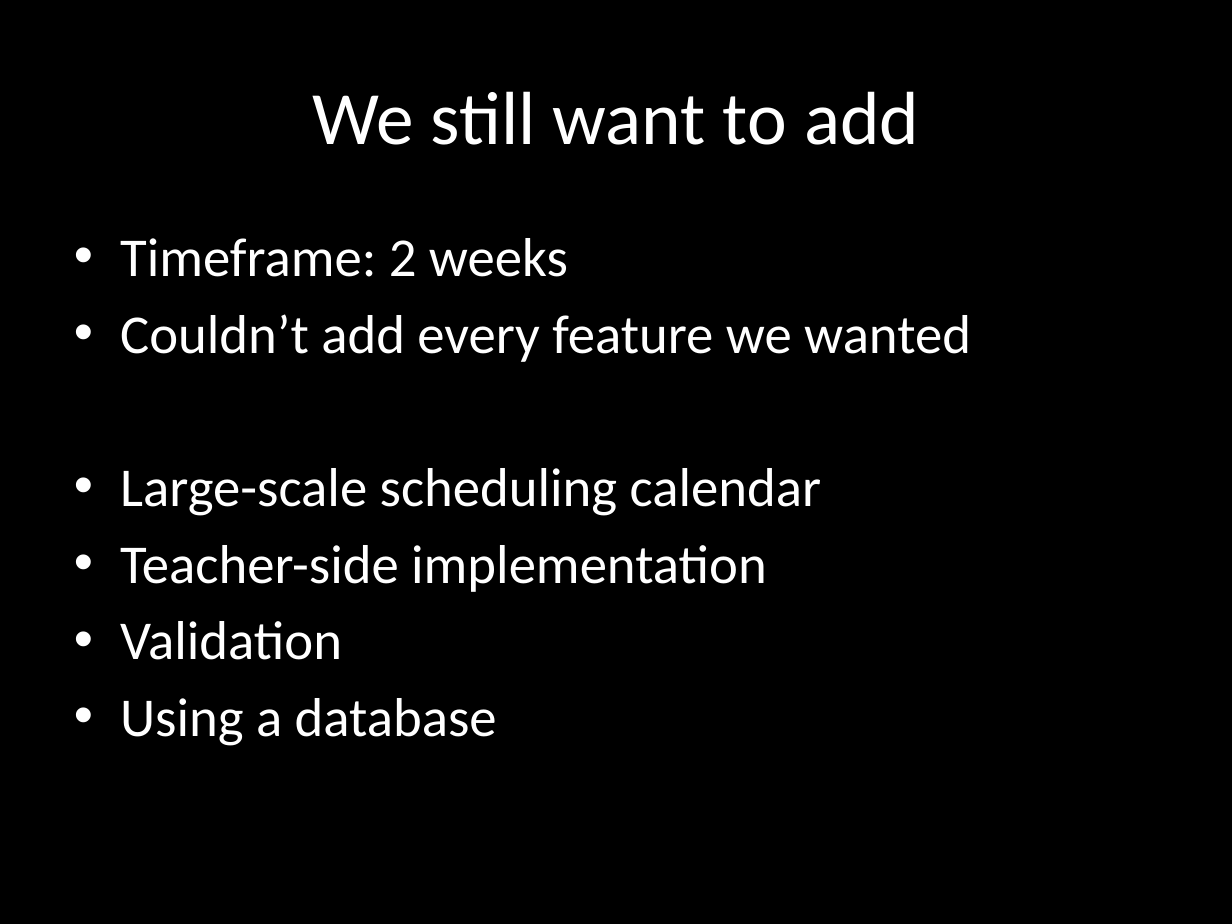
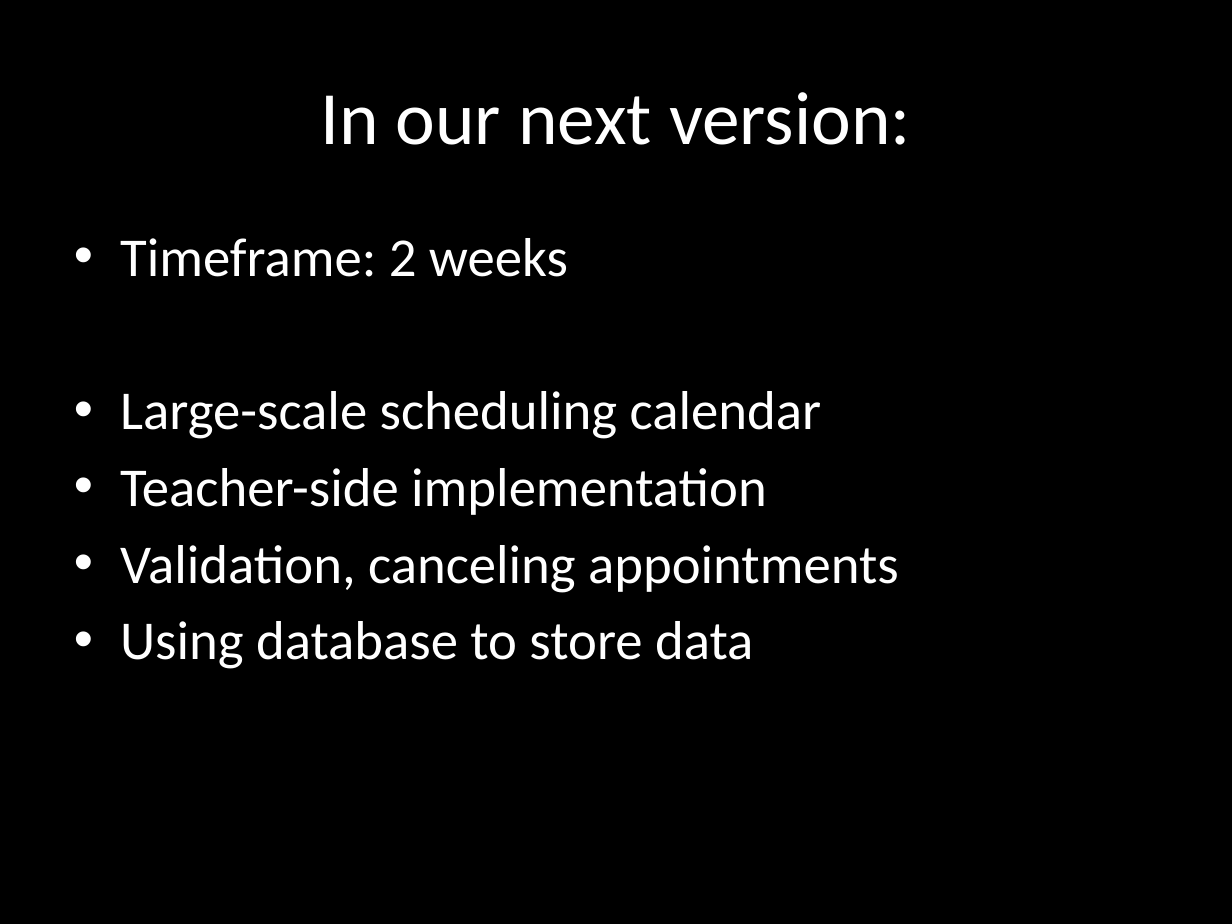
Before and after one commit to Deuro/Schedule-UMBC-DC-YW, a slide deck: slide 16 of Presentate.pptx (slide 15 before the commit). Drawn at 1232x924 pixels with LibreOffice and Linux fonts; fonts in the diff are those of the drawing. Boxes give left, top, right and bottom in pixels: in the first picture for what was removed or moved away, otherwise in the second. Text is boxed around its words. In the diff, an @@ line names an element or a change of style, - is before the commit and + after.

```diff
--- a/Presentate.pptx
+++ b/Presentate.pptx
@@ title at bbox=[320, 92, 911, 145]: text changed @@
-We still want to add
+In our next version:
@@ text at bbox=[120, 314, 971, 362]: paragraph removed @@
-• Couldn’t add every feature we wanted
@@ text at bbox=[120, 545, 899, 669]: text changed @@
-• Validation
-• Using a database
+• Validation, canceling appointments
+• Using database to store data
```
Also in this commit, not shown: 8 other slides changed, 1 slide added, 1 other file.
